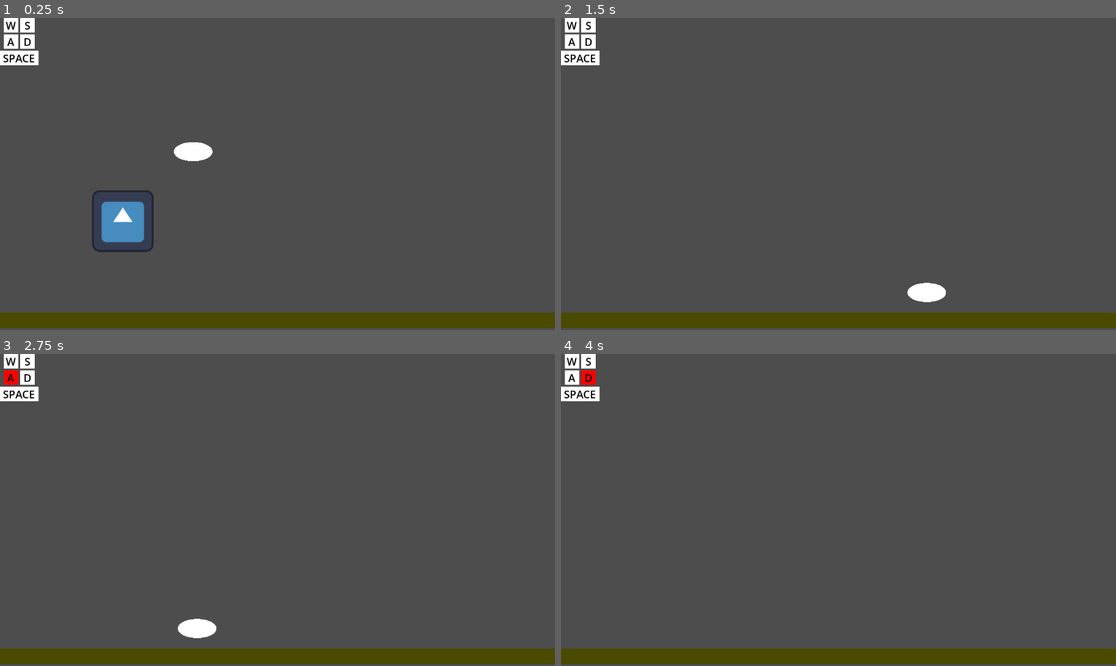
Above: before the commit, frames 1-4 (two rows, left to right).
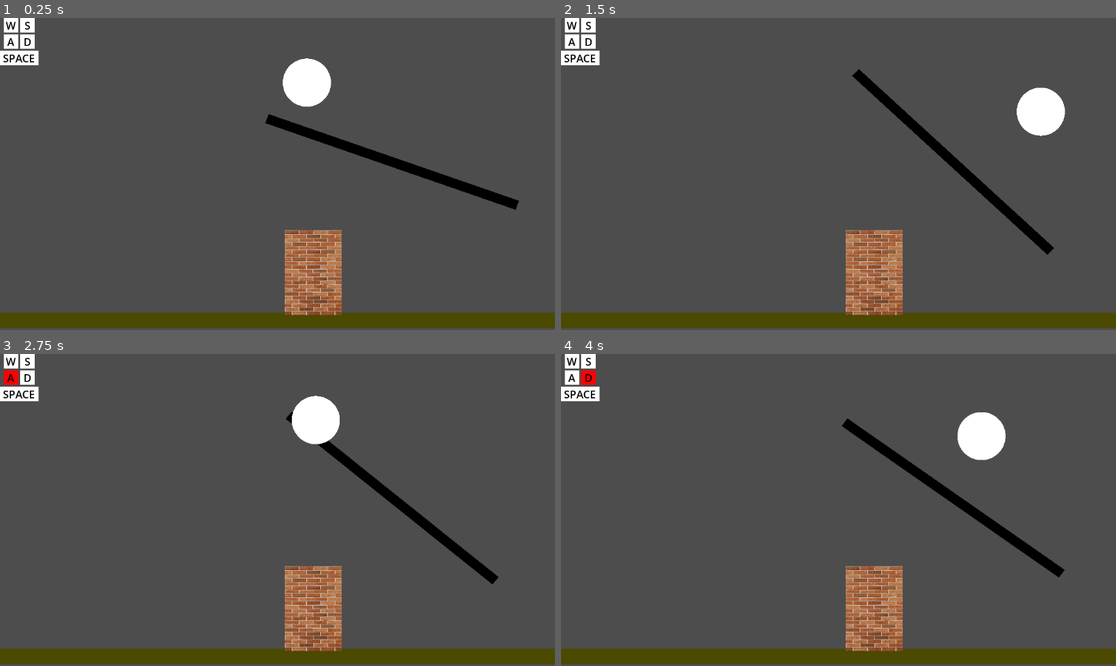
Above: after the commit, the same moments.

Repository: Ramen097/2d-platform-mobil
Game: Godot game, scene res://hello.tscn
Two runs of this game, one before a commit and one after it. Both use one fixed random seed, a clock stepped at 60 frames per second and the inputs below. The engine's default icon, where the game draws it, is replaced by a stand-in: a white triangle on a blue panel in a dark square.
Inputs (mouse positions are in pixels of both pictures, inside the frame that each line leads up to):
- Up to frame 1 (0.25 s): no input
- Up to frame 2 (1.5 s): tap Enter at 0.5 s; move the mouse to (960, 158) at 0.52 s; hold D 0.53-1.25 s; click (960, 158) at 0.67 s; tap Space at 0.77 s; drag from (727, 189) to (810, 236) at 1.27 s
- Up to frame 3 (2.75 s): move the mouse to (333, 441) at 2.02 s; hold A from 2.03 s (still down)
- Up to frame 4 (4 s): release A at 2.75 s; drag from (810, 572) to (672, 463) at 2.77 s; move the mouse to (1005, 556) at 3.52 s; hold D from 3.53 s (still down); tap Space at 3.77 s

The runs differ from the first frame. In frame 1, 7.0% of the frame differs, in the area x 16-94%, y 12-96%; in frame 2, 5.7%; in frame 3, 5.5%; in frame 4, 5.4%.

Commit message:
boyle isi sikim

Diff:
--- /dev/null
+++ b/anim.tscn
@@ -0,0 +1,20 @@
+[gd_scene load_steps=3 format=3 uid="uid://cxdvm8ptfjjtn"]
+
+[ext_resource type="Script" path="res://dusman.gd" id="1_gqme2"]
+[ext_resource type="Texture2D" uid="uid://b8kv8fjh8da3n" path="res://icon.svg" id="2_r23ve"]
+
+[node name="Node2D" type="Node2D"]
+script = ExtResource("1_gqme2")
+
+[node name="Icon" type="Sprite2D" parent="."]
+scale = Vector2(0.5, 0.5)
+skew = -0.0436332
+texture = ExtResource("2_r23ve")
+
+[node name="AnimationPlayer" type="AnimationPlayer" parent="Icon"]
+deterministic = true
+playback_auto_capture_duration = 5.0
+playback_auto_capture_ease_type = 2
+playback_default_blend_time = 5.0
+speed_scale = 1.248
+movie_quit_on_finish = true
--- /dev/null
+++ b/ax.gd
@@ -0,0 +1,18 @@
+extends RigidBody2D  # or KinematicBody2D
+
+@onready var sprite = get_node("../AX")  # Reference to the axe sprite
+@onready var player = get_node("../Payer")  # Path to the player node
+
+func _ready():
+	# Optional: Start rotating the axe
+	set_process(true)
+
+func _physics_process(_delta: float) -> void:
+	# Rotate the axe continuously
+	rotation += 10.0 * _delta  # Adjust the rotation speed as needed
+
+func _on_Axe_body_entered(body):
+	# Check if the colliding body is the player
+	if body == player:  # You can also use is_in_group("players") if the player is in a group
+		# Change the color of the axe
+		sprite.modulate = Color(1, 0, 0)  # Change to red on collision
--- /dev/null
+++ b/collision_shape_2d.gd
@@ -0,0 +1,11 @@
+extends CollisionShape2D
+
+
+# Called when the node enters the scene tree for the first time.
+func _ready() -> void:
+	pass # Replace with function body.
+
+
+# Called every frame. 'delta' is the elapsed time since the previous frame.
+func _process(delta: float) -> void:
+	pass
--- /dev/null
+++ b/dusman.gd
@@ -0,0 +1,11 @@
+extends Node2D
+
+
+# Called when the node enters the scene tree for the first time.
+func _ready() -> void:
+	pass # Replace with function body.
+
+
+# Called every frame. 'delta' is the elapsed time since the previous frame.
+func _process(delta: float) -> void:
+	pass
--- /dev/null
+++ b/duvar.gd
@@ -0,0 +1,15 @@
+extends RigidBody2D
+
+
+# Called when the node enters the scene tree for the first time.
+func _ready() -> void:
+	pass # Replace with function body.
+
+
+# Called every frame. 'delta' is the elapsed time since the previous frame.
+func _process(delta: float) -> void:
+	pass
+
+
+func _on_ax_body_entered(body: Node) -> void:
+	pass # Replace with function body.
--- a/hello.tscn
+++ b/hello.tscn
@@ -1,7 +1,16 @@
-[gd_scene load_steps=12 format=3 uid="uid://724he00o53i8"]
-
+[gd_scene load_steps=17 format=3 uid="uid://724he00o53i8"]
+
+[ext_resource type="Script" path="res://ax.gd" id="1_g13jr"]
 [ext_resource type="Script" path="res://container.gd" id="1_j5ejq"]
-[ext_resource type="Texture2D" uid="uid://b8kv8fjh8da3n" path="res://icon.svg" id="2_swmqx"]
+[ext_resource type="Texture2D" uid="uid://bk11p2vdsccrq" path="res://brick.jpg" id="2_74ney"]
+
+[sub_resource type="PhysicsMaterial" id="PhysicsMaterial_04vy6"]
+friction = 0.53
+
+[sub_resource type="QuadMesh" id="QuadMesh_6fily"]
+
+[sub_resource type="RectangleShape2D" id="RectangleShape2D_u8yqn"]
+size = Vector2(21.5556, 114)
 
 [sub_resource type="CanvasItemMaterial" id="CanvasItemMaterial_6w6o7"]
 
@@ -12,7 +21,7 @@
 subdivide_depth = 2
 
 [sub_resource type="PhysicsMaterial" id="PhysicsMaterial_bvnv8"]
-bounce = 0.14
+absorbent = true
 
 [sub_resource type="RectangleShape2D" id="RectangleShape2D_ycog5"]
 size = Vector2(20, 10.4444)
@@ -35,7 +44,7 @@
 
 	# Handle jump.
 	if Input.is_action_just_pressed(\"ui_up\") and is_on_floor():#
-		velocity.y = JUMP_VELOCITY *6
+		velocity.y = JUMP_VELOCITY *.5
 
 	# Get the input direction and handle the movement/deceleration.
 	# As good practice, you should replace UI actions with custom gameplay actions.
@@ -46,20 +55,54 @@
 		velocity.x = move_toward(velocity.x, 0, SPEED)
 
 	move_and_slide()
+
+
+func _on_ax_body_entered(body: Node) -> void:
+	if body.is_in_group(\"Payer\"):
+		var push_direction = (body.position - position).normalized()
+		var push_force = push_direction * 500
+		body.apply_impulse(position, push_force)
 "
 
 [sub_resource type="SphereMesh" id="SphereMesh_rxhjh"]
 height = 0.5
 
 [sub_resource type="CircleShape2D" id="CircleShape2D_jcbyn"]
-radius = 0.55116
+radius = 1.52118
 
 [sub_resource type="LabelSettings" id="LabelSettings_s0sbp"]
 line_spacing = 0.0
 font_size = 22
 font_color = Color(0, 0, 0, 1)
 
-[node name="Node2D" type="Node2D"]
+[sub_resource type="RectangleShape2D" id="RectangleShape2D_oi8o5"]
+size = Vector2(23.8, 34.2)
+
+[node name="AnaDUNYA" type="Node2D"]
+
+[node name="AX" type="RigidBody2D" parent="."]
+position = Vector2(814, 299)
+collision_layer = 7
+collision_priority = 5.0
+physics_material_override = SubResource("PhysicsMaterial_04vy6")
+gravity_scale = 0.0
+script = ExtResource("1_g13jr")
+
+[node name="MeshInstance2D" type="MeshInstance2D" parent="AX"]
+modulate = Color(0, 0, 0, 1)
+show_behind_parent = true
+light_mask = 7
+visibility_layer = 3
+z_index = 1
+scale = Vector2(550, 20)
+skew = 0.0261799
+mesh = SubResource("QuadMesh_6fily")
+
+[node name="CollisionShape2D" type="CollisionShape2D" parent="AX"]
+position = Vector2(7, 0)
+scale = Vector2(27, 1)
+shape = SubResource("RectangleShape2D_u8yqn")
+one_way_collision_margin = 42.3
 
 [node name="BG" type="MeshInstance2D" parent="."]
 visible = false
@@ -95,23 +138,23 @@
 color = Color(0.836144, 0.310344, 0.494803, 1)
 
 [node name="Payer" type="CharacterBody2D" parent="."]
-position = Vector2(401, 249)
-scale = Vector2(80.5907, 79.5)
+z_index = 1
+z_as_relative = false
+position = Vector2(637, 115)
+scale = Vector2(50, 50)
 disable_mode = 2
-collision_layer = 15
+collision_layer = 255
+collision_mask = 7
+collision_priority = 2.0
 script = SubResource("GDScript_bcyw4")
-metadata/_edit_group_ = true
 
 [node name="MeshInstance2D" type="MeshInstance2D" parent="Payer"]
+scale = Vector2(2, 4)
 mesh = SubResource("SphereMesh_rxhjh")
 
 [node name="CollisionShape2D" type="CollisionShape2D" parent="Payer"]
 shape = SubResource("CircleShape2D_jcbyn")
-
-[node name="Icon" type="Sprite2D" parent="Payer"]
-position = Vector2(-1.81162, 1.81132)
-scale = Vector2(0.0124084, 0.0125786)
-texture = ExtResource("2_swmqx")
+one_way_collision_margin = 2.3
 
 [node name="Container" type="HFlowContainer" parent="."]
 offset_right = 14.0
@@ -194,3 +237,21 @@
 horizontal_alignment = 1
 vertical_alignment = 1
 autowrap_mode = 2
+
+[node name="Duvar" type="RigidBody2D" parent="."]
+position = Vector2(650, 525)
+collision_layer = 0
+mass = 1000.0
+gravity_scale = 0.167
+lock_rotation = true
+
+[node name="CollisionShape2D" type="CollisionShape2D" parent="Duvar"]
+position = Vector2(-1.5, -0.500004)
+scale = Vector2(5, 5)
+shape = SubResource("RectangleShape2D_oi8o5")
+
+[node name="Sprite2D" type="Sprite2D" parent="Duvar"]
+scale = Vector2(0.25, 0.25)
+texture = ExtResource("2_74ney")
+
+[connection signal="body_entered" from="AX" to="AX" method="_on_body_entered"]
--- a/project.godot
+++ b/project.godot
@@ -49,7 +49,3 @@
 [piforge_ai]
 
 api_key="0"
-
-[rendering]
-
-renderer/rendering_method="mobile"
Binary file added: brick.jpg
Not shown, added: brick.jpg.import
Binary file added: glow.png
Not shown, added: glow.png.import
